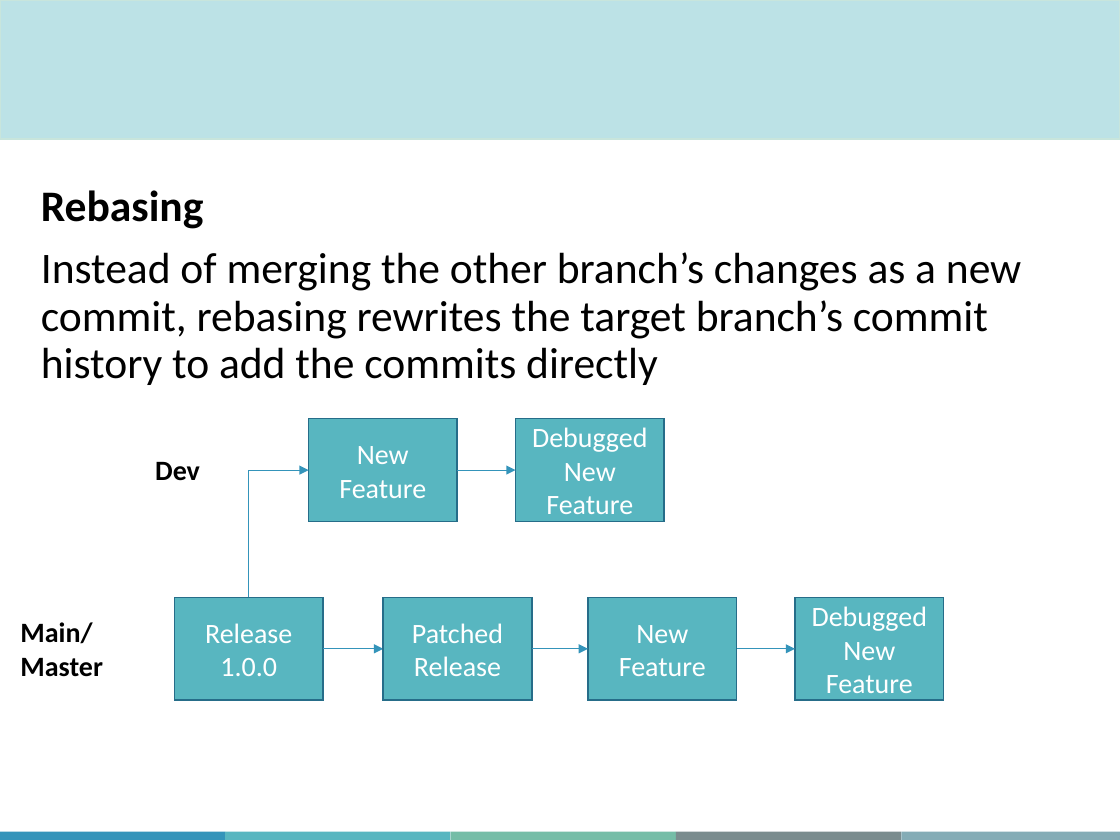
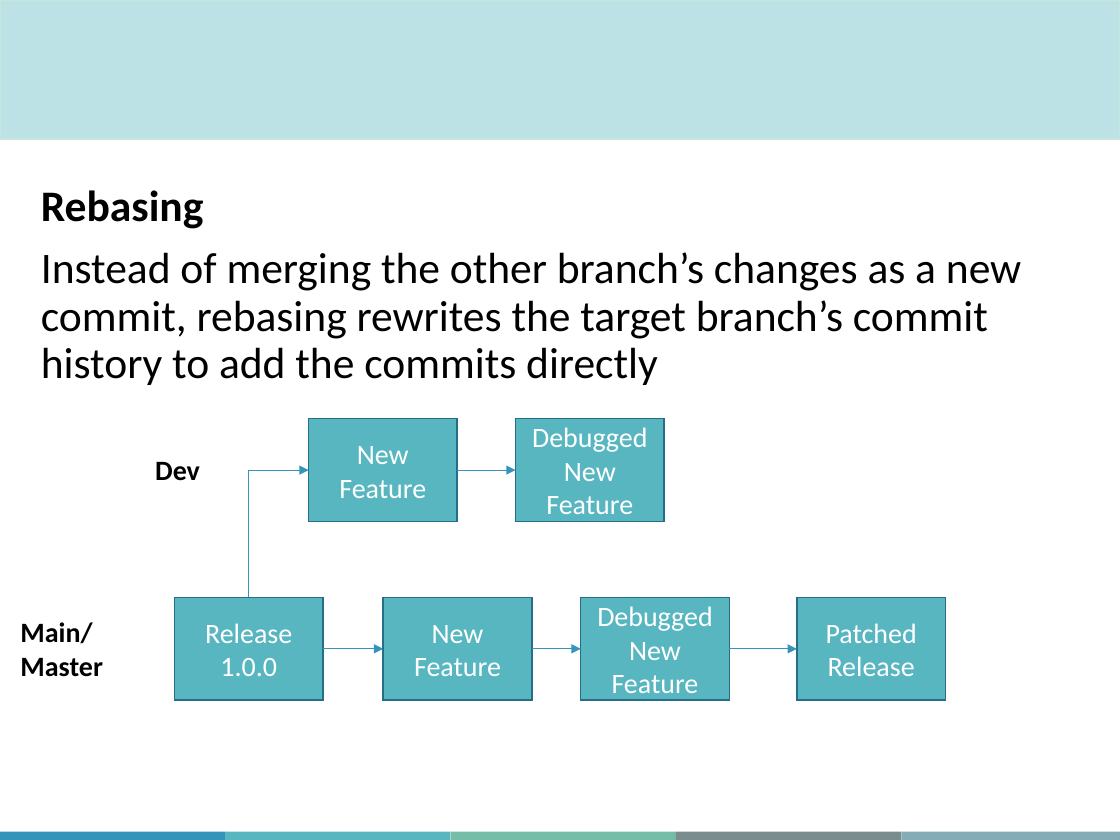
Before and after one commit to aosakwe/MiCM_IntroToGitHub, a slide deck: slide 36 of Slides/MiCM_GitHub_Workshop.pptx. Drawn at 1120x840 pixels with LibreOffice and Linux fonts; fonts in the diff are those of the drawing; background and template pictures are left out. Boxes give left, top, right and bottom in pixels: in the first picture for what was removed or moved away, otherwise in the second. Text is boxed around its words. In the diff, an @@ line names an element or a change of style, - is before the commit and + after.

```diff
--- a/Slides/MiCM_GitHub_Workshop.pptx
+++ b/Slides/MiCM_GitHub_Workshop.pptx
@@ rectangle "New Feature": place and size @@
-rectangle "New Feature" at <box>588,597,737,700</box>
+rectangle "New Feature" at <box>383,597,532,700</box>
@@ rectangle "Debugged New Feature": place and size @@
-rectangle "Debugged New Feature" at <box>795,597,944,700</box>
+rectangle "Debugged New Feature" at <box>581,597,730,700</box>
@@ rectangle "Patched Release": place and size @@
-rectangle "Patched Release" at <box>383,597,532,700</box>
+rectangle "Patched Release" at <box>796,597,945,700</box>
@@ arrow moved from (532, 648) - (588, 648) to (532, 648) - (581, 648) @@
@@ arrow moved from (737, 648) - (795, 648) to (729, 648) - (796, 648) @@
```
Also in this commit, not shown: 3 other slides changed, 6 other files.
